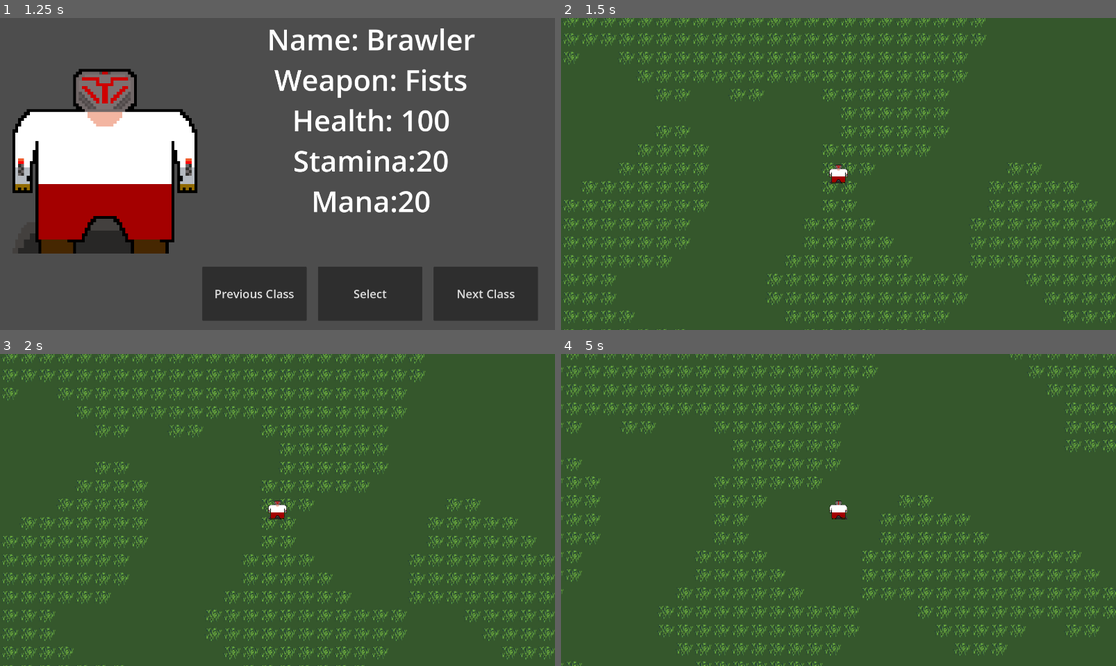
Above: before the commit, frames 1-4 (two rows, left to right).
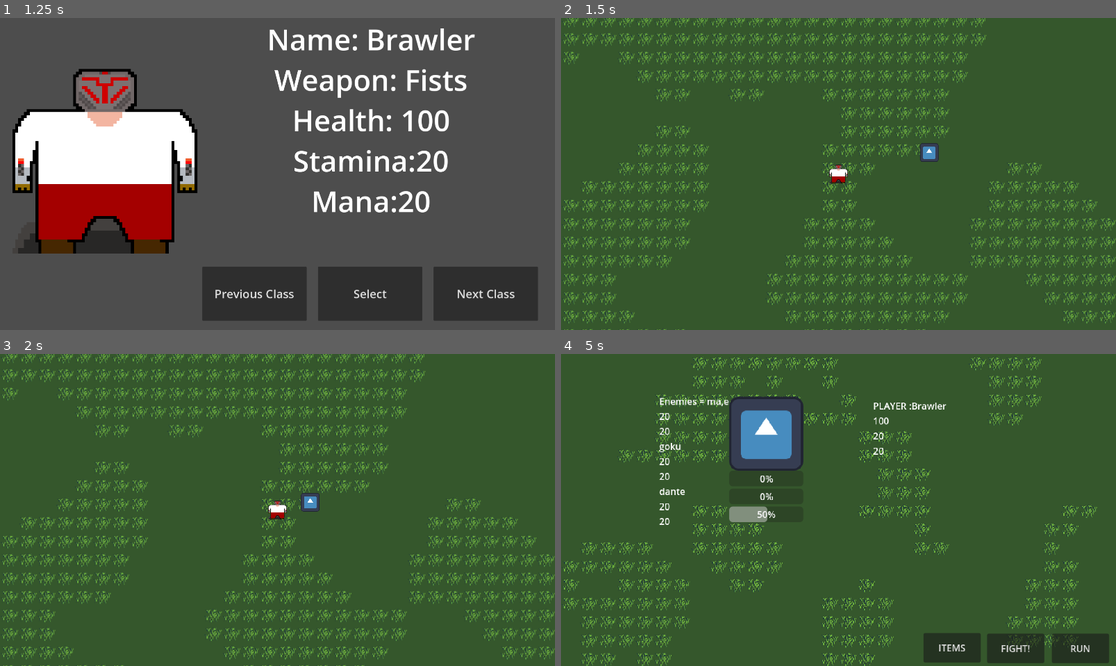
Above: after the commit, the same moments.

Repository: OwenFrakes/PBP.OJJ_RPG
Game: Godot game, scene res://Scenes/titleScreen.tscn
Same seed, same stepped clock (60 frames per second), same inputs: the game is played once before the commit and once after it. The engine's default icon, where the game draws it, is replaced by a stand-in: a white triangle on a blue panel in a dark square.
Inputs (mouse positions are in pixels of both pictures, inside the frame that each line leads up to):
- Up to frame 1 (1.25 s): click "Start Game" at 0.5 s
- Up to frame 2 (1.5 s): click "Select" at 1.25 s
- Up to frame 3 (2 s): no input
- Up to frame 4 (5 s): move the mouse to (960, 494) at 2.02 s; hold D (Right) 2.03-2.78 s; move the mouse to (727, 525) at 2.77 s; hold S (Down) 2.78-3.53 s; move the mouse to (894, 441) at 3.52 s; hold D (Right) 3.53-4.28 s; move the mouse to (810, 572) at 4.27 s; hold W (Up) from 4.28 s (still down)

Frame 1 is identical in both runs. In frame 2, 0.2% of the frame differs, in the area x 64-69%, y 40-47%; in frame 3, 0.2%; in frame 4, 19%, in the area x 0-100%, y 0-100%.

Commit message:
EntityInfo Node

Diff:
--- a/pbp.ojj_rpg/Scenes/world.tscn
+++ b/pbp.ojj_rpg/Scenes/world.tscn
@@ -57,7 +57,7 @@
 size = 100
 
 [node name="NewEnemy" type="RigidBody2D" parent="."]
-position = Vector2(3191, 612)
+position = Vector2(2628, 1175)
 collision_layer = 2
 linear_damp = 1.0
 angular_damp = 1000.0
@@ -243,7 +243,28 @@
 tile_map_data = PackedByteArray("AAAAAAAAAAAAAAAAAAAAAAEAAAAAAAAAAAAAAAIAAAAAAAAAAAAAAAMAAAAAAAAAAAAAAAQAAAAAAAAAAAAAAA …(8080 unchanged characters)…
 tile_set = SubResource("TileSet_ryh3q")
 
-[node name="RunBtn" type="Button" parent="BattleCamera"]
+[node name="EnemiesLabel" type="Label" parent="BattleCamera"]
+z_index = 1
+offset_left = 170.0
+offset_top = 70.0
+offset_right = 253.0
+offset_bottom = 93.0
+text = "Enemies = "
+
+[node name="PlayerLabel" type="Label" parent="BattleCamera"]
+offset_left = 540.0
+offset_top = 78.0
+offset_right = 607.0
+offset_bottom = 101.0
+text = "PLAYER :"
+
+[node name="Control" type="Control" parent="BattleCamera"]
+layout_mode = 3
+anchors_preset = 0
+offset_right = 40.0
+offset_bottom = 40.0
+
+[node name="RunBtn" type="Button" parent="BattleCamera/Control"]
 z_index = 1
 texture_filter = 1
 offset_left = 849.0
@@ -252,7 +273,7 @@
 offset_bottom = 535.0
 text = "RUN"
 
-[node name="FightBtn" type="Button" parent="BattleCamera"]
+[node name="FightBtn" type="Button" parent="BattleCamera/Control"]
 z_index = 1
 texture_filter = 1
 offset_left = 737.0
@@ -262,7 +283,7 @@
 text = "FIGHT!
 "
 
-[node name="ItemsBtn" type="Button" parent="BattleCamera"]
+[node name="ItemsBtn" type="Button" parent="BattleCamera/Control"]
 z_index = 1
 texture_filter = 1
 offset_left = 627.0
@@ -272,19 +293,19 @@
 text = "ITEMS
 "
 
-[node name="Attacks" type="Panel" parent="BattleCamera"]
+[node name="Attacks" type="Panel" parent="BattleCamera/Control"]
 visible = false
 offset_left = 676.0
 offset_top = -1.0
 offset_right = 958.0
 offset_bottom = 477.0
 
-[node name="AttackList" type="ItemList" parent="BattleCamera/Attacks"]
+[node name="AttackList" type="ItemList" parent="BattleCamera/Control/Attacks"]
 layout_mode = 0
 offset_right = 282.0
 offset_bottom = 478.0
 
-[node name="EnemyChoice" type="ItemList" parent="BattleCamera/Attacks/AttackList"]
+[node name="EnemyChoice" type="ItemList" parent="BattleCamera/Control/Attacks/AttackList"]
 visible = false
 z_index = 100
 layout_mode = 0
@@ -292,25 +313,13 @@
 offset_right = 281.0
 offset_bottom = 477.0
 
-[node name="EnemiesLabel" type="Label" parent="BattleCamera"]
-z_index = 1
-offset_left = 170.0
-offset_top = 70.0
-offset_right = 253.0
-offset_bottom = 93.0
-text = "Enemies = "
-
-[node name="PlayerLabel" type="Label" parent="BattleCamera"]
-offset_left = 540.0
-offset_top = 78.0
-offset_right = 580.0
-offset_bottom = 101.0
-text = "PLAYER :"
+[node name="Marker2D" type="Marker2D" parent="BattleCamera"]
+position = Vector2(355, 138)
 
 [connection signal="pressed" from="Player/PauseMenu/ResumeBtn" to="Player" method="pauseMenu"]
 [connection signal="pressed" from="Player/PauseMenu/MainMenuBtn" to="Player" method="mainMenu"]
 [connection signal="pressed" from="Player/PauseMenu/QuitBtn" to="Player" method="quitGame"]
-[connection signal="pressed" from="BattleCamera/RunBtn" to="Player" method="battleLose"]
-[connection signal="pressed" from="BattleCamera/FightBtn" to="BattleCamera" method="_on_fight_btn_pressed"]
-[connection signal="item_clicked" from="BattleCamera/Attacks/AttackList" to="BattleCamera" method="_on_attack_list_item_clicked"]
-[connection signal="item_clicked" from="BattleCamera/Attacks/AttackList/EnemyChoice" to="BattleCamera" method="_on_enemy_choice_item_clicked"]
+[connection signal="pressed" from="BattleCamera/Control/RunBtn" to="Player" method="battleLose"]
+[connection signal="pressed" from="BattleCamera/Control/FightBtn" to="BattleCamera" method="_on_fight_btn_pressed"]
+[connection signal="item_clicked" from="BattleCamera/Control/Attacks/AttackList" to="BattleCamera" method="_on_attack_list_item_clicked"]
+[connection signal="item_clicked" from="BattleCamera/Control/Attacks/AttackList/EnemyChoice" to="BattleCamera" method="_on_enemy_choice_item_clicked"]
--- a/pbp.ojj_rpg/Scripts/battle_master.gd
+++ b/pbp.ojj_rpg/Scripts/battle_master.gd
@@ -2,9 +2,12 @@
 
 #######THIS SCRIPT RUNS ON THE BATTLE CAMERA################
 
-#Variables
+##Variables####
+var turn_active = false
+var is_player_turn = true
 var enemy_group
 var enemies
+var entitiy_info_nodes = []
 @onready var enemy_label = $EnemiesLabel
 @onready var player_label = $PlayerLabel
 @onready var player_reference = $"../Player"
@@ -17,13 +20,66 @@
 var player_class
 var move_position
 var enemy_position
+var player_action_limit
+var player_action_amount
+var player_action_multiplier
 
 ##Control Nodes####
-@onready var attack_container = $Attacks
-@onready var enemy_choice = $Attacks/AttackList/EnemyChoice
-@onready var attack_list = $Attacks/AttackList
+@onready var combat_control_node = $Control
+@onready var attack_container = $Control/Attacks
+@onready var enemy_choice = $Control/Attacks/AttackList/EnemyChoice
+@onready var attack_list = $Control/Attacks/AttackList
+@onready var debug_marker = $Marker2D
 
 var count : float
+
+func _ready() -> void:
+	# When the world is loaded, this section is too, this is disabled
+	# to prevent any issues caused by the process function of this script.
+	# This is enabled again when the function readyBattle() is used.
+	# And it's disabled when either win or lose function is used.
+	process_mode = PROCESS_MODE_DISABLED
+
+func _process(delta: float) -> void:
+
+	#An entity is acting.
+	if(turn_active):
+		#If it's the player's turn, just make the controls visible, the player does the rest.
+		if(is_player_turn):
+			controlsUsable(true)
+
+		#Enemies 'act' when it's their turn. TO BE DONE LATER.
+		else:
+			controlsUsable(false)
+			await get_tree().create_timer(2).timeout
+			print("enemy acted")
+			turn_active = false
+
+	#Since no entity is acting, check if one can, else pass time.
+	else:
+		#Check if the player can have an action.
+		if(player_action_amount >= player_action_limit):
+			is_player_turn = true
+			turn_active = true
+			player_action_amount = 0
+
+		#Loop to check if an enemy can have an action.
+		var enemy_action_num = 0
+		while(enemy_action_num < enemies.size()):
+			if(enemies[enemy_action_num].action_amount >= enemies[enemy_action_num].action_limit):
+				is_player_turn = false
+				turn_active = true
+				enemies[enemy_action_num].action_amount = 0
+				break
+			enemy_action_num += 1
+
+		if(!turn_active):
+			for enemy in enemies:
+				enemy.action_amount += delta * enemy.action_multiplier * 20
+			player_action_amount += delta * player_action_multiplier * 20
+	debug_info.action_bar_node.value = enemies[0].action_amount
+
+var debug_info = EntityInfo.new(load("res://Resources/icon.svg"))
 
 #Give new variables for new battle.
 func readyBattle(new_enemy):
@@ -32,7 +88,11 @@
 	player_health = player_reference.getPlayerHealth()
 	player_mana = player_reference.getPlayerMana()
 	player_class = player_reference.getPlayerClass()
-
+	player_action_limit = player_reference.getPlayerActionLimit()
+	player_action_amount = player_reference.getPlayerActionAmount()
+	player_action_multiplier = player_reference.getPlayerActionMultiplier()
+
+	#Put enemy informtaion in the labels.
 	enemy_group = PlayerStats.enemy
 	enemies = enemy_group.enemies
 	for enemy in enemy_group.enemies:
@@ -40,7 +100,6 @@
 
 	player_label.text += PlayerStats.stringInfo()
 
-
 	attack_list.clear()
 	count = 0
 	while(count < player_moveset.size()):
@@ -53,6 +112,19 @@
 		enemy_choice.add_item(enemies[count].getName(), null, true)
 		count += 1
 
+	controlsUsable(false)
+	process_mode = PROCESS_MODE_INHERIT
+
+	debug_info.position = debug_marker.position
+	add_child(debug_info)
+
+###############Control Nodes#################
+
+func controlsUsable(boolean : bool):
+	if(boolean):
+		combat_control_node.visible = true
+	else:
+		combat_control_node.visible = false
 
 ###################Jank############################
 func battleWin():
@@ -60,11 +132,13 @@
 	player_reference.setInFight(false)
 	player_reference.switchBattleCamera(false)
 	player_reference.addPlayerExperience(20.0)
+	process_mode = PROCESS_MODE_DISABLED
 
 func battleLose():
 	PlayerStats.enemy.free()
 	player_reference.setInFight(false)
 	player_reference.switchBattleCamera(false)
+	process_mode = PROCESS_MODE_DISABLED
 
 #Toggle Attack Container Visibility
 func _on_fight_btn_pressed() -> void:
@@ -122,7 +196,8 @@
 			enemy_label.text += (enemy.stringInfo())
 	if enemies.size() == 0:
 		battleWin()
-
+	controlsUsable(false)
+	turn_active = false
 
 #Subtracts from player health.
 func enemyAttack(enemy_location: int):
--- a/pbp.ojj_rpg/Scripts/enemy.gd
+++ b/pbp.ojj_rpg/Scripts/enemy.gd
@@ -7,7 +7,9 @@
 var weakness: Array
 var moveset: Array
 var count = 0
-
+var action_limit = 100
+var action_amount = 0
+var action_multiplier = 1
 
 # Called when the node enters the scene tree for the first time.
 func setEnemy(tName: String, tHealth: float, tMana: float, tWeakness: Array, tMoveset: Array):
--- /dev/null
+++ b/pbp.ojj_rpg/Scripts/entity_info.gd
@@ -0,0 +1,29 @@
+class_name EntityInfo
+extends Control
+
+var image_node = Sprite2D.new()
+var vertical_container = VBoxContainer.new()
+var health_bar_node = ProgressBar.new()
+var mana_bar_node = ProgressBar.new()
+var action_bar_node = ProgressBar.new()
+
+# Called when the node enters the scene tree for the first time.
+func _ready() -> void:
+
+
+	#Add Sprite First
+	add_child(image_node)
+
+	#VBoxContainer
+	vertical_container.position = Vector2(-image_node.texture.get_size().x/2, \
+										   image_node.texture.get_size().y/2)
+	vertical_container.size = Vector2(128, 0)
+	add_child(vertical_container)
+
+	#Add the bars to the container
+	vertical_container.add_child(health_bar_node)
+	vertical_container.add_child(mana_bar_node)
+	vertical_container.add_child(action_bar_node)
+
+func _init(new_texture : Texture2D) -> void:
+	image_node.texture = new_texture
--- a/pbp.ojj_rpg/Scripts/player_body.gd
+++ b/pbp.ojj_rpg/Scripts/player_body.gd
@@ -27,6 +27,9 @@
 var enemyPos: int
 var playerHP: float
 var playerMana: float
+var player_action_limit = 50
+var player_action_amount = 0
+var player_action_multiplier = 1
 
 #Players Class
 var player_Class: PlayerClass
@@ -175,3 +178,12 @@
 
 func getPlayerClass():
 	return player_Class
+
+func getPlayerActionLimit():
+	return player_action_limit
+
+func getPlayerActionAmount():
+	return player_action_amount
+
+func getPlayerActionMultiplier():
+	return player_action_multiplier
